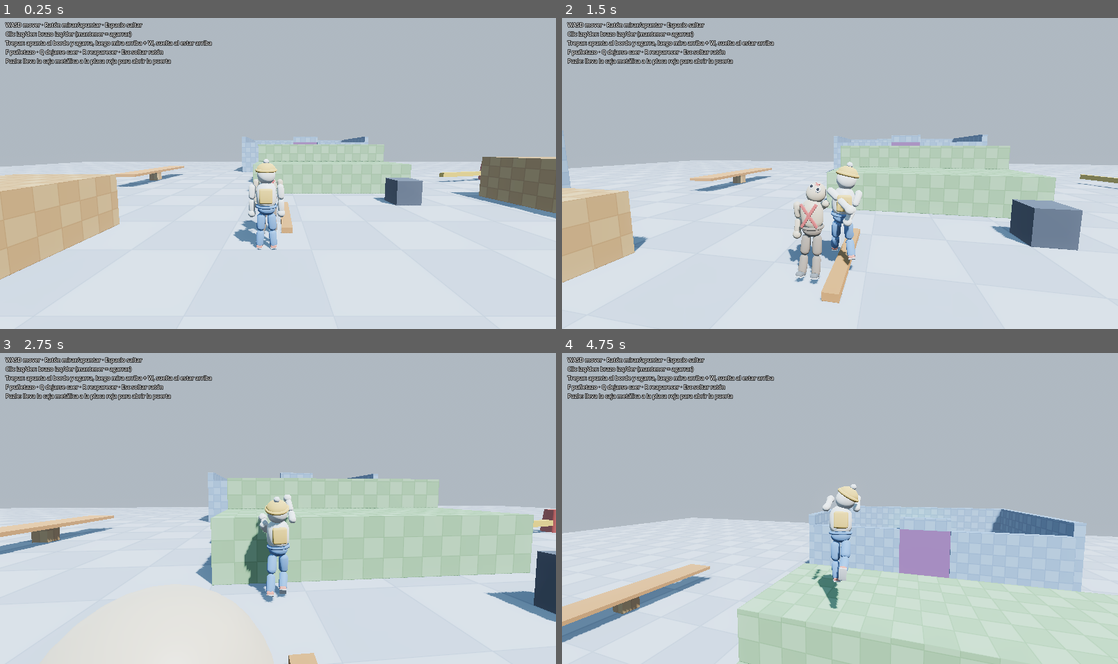
Above: before the commit, frames 1-4 (two rows, left to right).
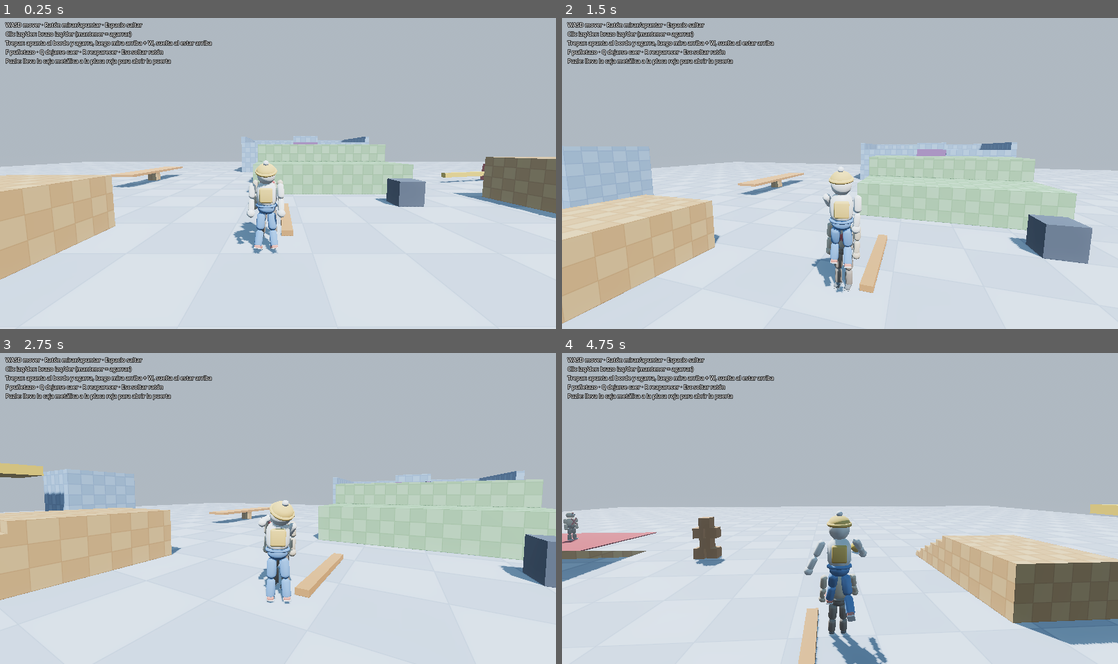
Above: after the commit, the same moments.

Repository: Tonny650/ragdoll-puzzle
Game: Godot game, scene res://tests/test_combat.tscn
The game is run twice, just before and just after one commit, with the same random seed, the same clock (stepped at 60 frames per second) and the same inputs. This scene is started directly instead of the project's main scene.
Inputs (mouse positions are in pixels of both pictures, inside the frame that each line leads up to):
- Up to frame 1 (0.25 s): no input
- Up to frame 2 (1.5 s): move the mouse to (867, 170) at 0.52 s; hold F (punch) 0.53-1.28 s; hold W (move_forward) from 0.53 s (still down); tap Space (jump) at 0.77 s; move the mouse to (812, 173) at 1.27 s; tap Q (go_limp) at 1.35 s
- Up to frame 3 (2.75 s): keep holding W (move_forward); tap Space (jump) at 1.52 s; tap F (punch) at 1.55, 2.3 s; move the mouse to (289, 502) at 2.02 s; press the mouse at (289, 502) at 2.03 s
- Up to frame 4 (4.75 s): keep holding W (move_forward); move the mouse to (834, 511) at 2.77 s; release the mouse at (834, 511) at 2.78 s; right-click (834, 511) at 2.85 s; tap Space (jump) at 3.02, 3.77, 4.52 s; tap F (punch) at 3.05, 4.35 s; move the mouse to (878, 511) at 3.52 s; hold F (punch) 3.53-4.28 s; move the mouse to (795, 505) at 4.27 s

The runs differ from the first frame. In frame 1, 1.3% of the frame differs, in the area x 0-100%, y 37-84%; in frame 2, 17%; in frame 3, 20%; in frame 4, 33%, in the area x 0-100%, y 42-100%.

Commit message:
feat: golpes con contundencia (retroceso, tambaleo, chispas, sonido)
Los puñetazos noqueaban pero se sentian flojos: la cabeza del rival se
movia 4-13 cm y el torso ni se inclinaba, y no habia ninguna respuesta.

- Knockout: cada golpe empuja cabeza y torso hacia atras (punch_knockback)
  y afloja los musculos 0,45 s (stagger) para que se tambalee. Daño fijo
  por golpe (punch_damage) que solo se cura tras 3 s sin encajar golpes
- HitFx: chispas, golpe seco sintetizado y sacudida de camara si participa
  el jugador. Sin hit stop: bajar time_scale desajusta la fisica del ragdoll
- Combat: punch_impulse 14 -> 18; IA algo mas rapida (0,4-0,9 s)
- test_combat: el jugador persigue al muñeco entre golpes (ahora le aleja)

Co-Authored-By: Claude Opus 5.5 <noreply@anthropic.com>

Diff:
--- a/scripts/camera/orbit_camera.gd
+++ b/scripts/camera/orbit_camera.gd
@@ -19,9 +19,11 @@
 @onready var _arm: SpringArm3D = $SpringArm3D
 @onready var _cam: Camera3D = $SpringArm3D/Camera3D
 var _target: RagdollCharacter
+var _shake := 0.0
 
 
 func _ready() -> void:
+	add_to_group(&"orbit_camera")
 	_target = get_node_or_null(target_path) as RagdollCharacter
 	_arm.spring_length = distance
 	_arm.collision_mask = 1  # solo el mundo, no props ni ragdolls
@@ -52,6 +54,15 @@
 		var goal := _target.get_center() + Vector3.UP * height_offset
 		global_position = global_position.lerp(goal, 1.0 - exp(-follow_speed * delta))
 	rotation = Vector3(pitch, yaw, 0.0)
+	# sacudida de golpe
+	_shake = maxf(0.0, _shake - delta * 0.6)
+	_cam.h_offset = randf_range(-1.0, 1.0) * _shake
+	_cam.v_offset = randf_range(-1.0, 1.0) * _shake
+
+
+## Sacudir la camara (metros de desplazamiento maximo; se va calmando sola).
+func add_shake(amount: float) -> void:
+	_shake = minf(_shake + amount, 0.3)
 
 
 func get_camera() -> Camera3D:
--- /dev/null
+++ b/scripts/fx/hit_fx.gd
@@ -0,0 +1,89 @@
+class_name HitFx
+extends RefCounted
+## Respuesta de un golpe: chispas, sonido seco y sacudida de camara (solo si el
+## jugador da o recibe el golpe). Sin "hit stop": bajar Engine.time_scale
+## acorta el paso de fisica y desajusta los limites de amortiguacion del ragdoll.
+
+static var _sound: AudioStreamWAV
+static var _rng := RandomNumberGenerator.new()  # propio: no altera el azar global (IA)
+
+
+## `power` 0..1 (golpe flojo .. golpe que noquea).
+static func punch(victim: RagdollCharacter, attacker: RagdollCharacter, pos: Vector3, dir: Vector3, power: float) -> void:
+	var world := victim.get_parent()
+	_spawn_sparks(world, pos, dir, power)
+	_play_sound(world, pos, power)
+	if victim.is_player() or (attacker != null and attacker.is_player()):
+		var cam := victim.get_tree().get_first_node_in_group(&"orbit_camera")
+		if cam and cam.has_method("add_shake"):
+			cam.add_shake(0.06 + 0.12 * power)
+
+
+static func _spawn_sparks(world: Node, pos: Vector3, dir: Vector3, power: float) -> void:
+	var p := CPUParticles3D.new()
+	p.one_shot = true
+	p.explosiveness = 1.0
+	p.amount = int(10 + 16 * power)
+	p.lifetime = 0.35
+	p.local_coords = false
+	var mesh := SphereMesh.new()
+	mesh.radius = 0.025
+	mesh.height = 0.05
+	var mat := StandardMaterial3D.new()
+	mat.shading_mode = BaseMaterial3D.SHADING_MODE_UNSHADED
+	mat.albedo_color = Color(1.0, 0.92, 0.6)
+	mat.vertex_color_use_as_albedo = true
+	mesh.material = mat
+	p.mesh = mesh
+	p.direction = dir if dir.length_squared() > 1e-4 else Vector3.UP
+	p.spread = 55.0
+	p.initial_velocity_min = 2.0 + 2.0 * power
+	p.initial_velocity_max = 4.0 + 4.0 * power
+	p.gravity = Vector3(0, -9.8, 0)
+	p.scale_amount_min = 0.6
+	p.scale_amount_max = 1.4 + power
+	var fade := Gradient.new()
+	fade.set_color(0, Color(1.0, 1.0, 0.85))
+	fade.set_color(1, Color(1.0, 0.45, 0.1, 0.0))
+	p.color_ramp = fade
+	world.add_child(p)
+	p.global_position = pos
+	p.emitting = true
+	p.finished.connect(p.queue_free)
+
+
+static func _play_sound(world: Node, pos: Vector3, power: float) -> void:
+	var a := AudioStreamPlayer3D.new()
+	a.stream = _get_sound()
+	a.pitch_scale = _rng.randf_range(0.85, 1.15) - 0.15 * power
+	a.volume_db = lerpf(-6.0, 3.0, power)
+	a.unit_size = 6.0
+	world.add_child(a)
+	a.global_position = pos
+	a.finished.connect(a.queue_free)
+	a.play()
+
+
+## Golpe seco sintetizado: chasquido de ruido + "bum" grave que cae de tono.
+static func _get_sound() -> AudioStreamWAV:
+	if _sound:
+		return _sound
+	var rate := 22050
+	var n := int(rate * 0.22)
+	var data := PackedByteArray()
+	data.resize(n * 2)
+	var rng := RandomNumberGenerator.new()
+	rng.seed = 7
+	var phase := 0.0
+	for i in n:
+		var t := float(i) / rate
+		phase += TAU * lerpf(150.0, 55.0, minf(t / 0.12, 1.0)) / rate
+		var thump := sin(phase) * exp(-t * 22.0)
+		var crack := rng.randf_range(-1.0, 1.0) * exp(-t * 90.0)
+		var s := clampf(thump * 0.9 + crack * 0.55, -1.0, 1.0)
+		data.encode_s16(i * 2, int(s * 32000.0))
+	_sound = AudioStreamWAV.new()
+	_sound.format = AudioStreamWAV.FORMAT_16_BITS
+	_sound.mix_rate = rate
+	_sound.data = data
+	return _sound
--- a/scripts/ragdoll/abilities/combat.gd
+++ b/scripts/ragdoll/abilities/combat.gd
@@ -8,7 +8,7 @@
 
 const ARM_PRIORITY := 30
 
-@export var punch_impulse := 14.0
+@export var punch_impulse := 18.0
 @export var punch_duration := 0.28
 @export var arm_frequency := 32.0         ## rigidez del brazo durante el golpe (rad/s)
 @export var aim_assist_range := 1.1       ## distancia maxima (m) a la cabeza del rival para apuntarle
--- a/scripts/ragdoll/abilities/knockout.gd
+++ b/scripts/ragdoll/abilities/knockout.gd
@@ -3,7 +3,7 @@
 ## Fuerza muscular y KO (Gang Beasts): un golpe fuerte en la cabeza deja el
 ## cuerpo flacido (`strength` = 0) y luego se recupera solo. Q = dejarse caer.
 ## Dos formas de caer KO:
-## - Puñetazos: cada golpe en la cabeza suma daño (segun su velocidad); al
+## - Puñetazos: cada golpe en la cabeza suma `punch_damage` (algo mas si es rapido); al
 ##   llegar a `knockout_damage` cae KO. El daño se va curando con el tiempo.
 ## - Impacto muy fuerte en la cabeza (`knockout_speed`): KO directo.
 ## Sin este nodo el personaje siempre tiene fuerza 1 y no se le puede noquear.
@@ -13,14 +13,20 @@
 @export var knockout_duration := 3.0
 @export var knockout_damage := 10.0       ## daño acumulado de puñetazos que noquea
 @export var punch_min_speed := 1.5        ## golpes mas lentos no hacen daño
-@export var damage_recovery := 1.0        ## daño que se cura por segundo
-@export var punch_knockback := 2.5        ## impulso que recibe la cabeza al encajar un puñetazo
+@export var punch_damage := 3.0           ## daño de un puñetazo normal (algo mas si es rapido)
+@export var damage_recovery := 1.5        ## daño que se cura por segundo...
+@export var damage_recovery_delay := 3.0  ## ...una vez pasados estos segundos sin encajar golpes
+@export var punch_knockback := 20.0        ## impulso a cabeza+torso al encajar un puñetazo (escala con la velocidad)
+@export var stagger_time := 0.45          ## segundos tambaleandose tras encajar un golpe
+@export_range(0.0, 1.0) var stagger_strength := 0.05  ## fuerza muscular mientras se tambalea
 @export var recover_grace := 2.0          ## tras levantarse, segundos sin poder ser noqueado otra vez
 
 signal hurt(damage: float, total: float)
 
 var damage := 0.0
 var _grace := 0.0
+var _stagger := 0.0
+var _since_hit := 0.0
 
 var _ko_timer := 0.0
 
@@ -34,7 +40,9 @@
 
 func physics_step(delta: float) -> void:
 	var c := character
-	damage = maxf(0.0, damage - damage_recovery * delta)
+	_since_hit += delta
+	if _since_hit > damage_recovery_delay:
+		damage = maxf(0.0, damage - damage_recovery * delta)
 	_grace = maxf(0.0, _grace - delta)
 	if _ko_timer > 0.0:
 		_ko_timer -= delta
@@ -42,6 +50,11 @@
 		if _ko_timer <= 0.0:
 			_grace = recover_grace
 			c.recovered.emit()
+		return
+	if _stagger > 0.0:
+		# acaba de encajar un golpe: musculos flojos un instante para que se tambalee
+		_stagger -= delta
+		c.strength = minf(c.strength, stagger_strength)
 		return
 	var target := 0.0 if c.want_limp else 1.0
 	c.strength = move_toward(c.strength, target, delta / maxf(recover_time, 0.01) if target > c.strength else delta * 8.0)
@@ -62,6 +75,7 @@
 
 func reset() -> void:
 	_ko_timer = 0.0
+	_stagger = 0.0
 	_grace = 0.0
 	damage = 0.0
 
@@ -82,13 +96,26 @@
 		return
 	if _ko_timer > 0.0 or rel < punch_min_speed or not _is_punch(other):
 		return
-	damage += rel
-	hurt.emit(rel, damage)
-	var push := other_vel
-	push.y = 0.0
-	if push.length_squared() > 1e-4:
-		character.get_head().apply_central_impulse(push.normalized() * punch_knockback)
-	if damage >= knockout_damage:
+	var dmg := punch_damage * clampf(rel / 4.0, 0.85, 1.4)
+	damage += dmg
+	_since_hit = 0.0
+	hurt.emit(dmg, damage)
+	var head := character.get_head()
+	var to_head := head.global_position - (other as Node3D).global_position
+	var push := Vector3(other_vel.x, 0.0, other_vel.z)
+	if push.length_squared() < 1e-4:
+		push = Vector3(to_head.x, 0.0, to_head.z)
+	push = push.normalized() + Vector3.UP * 0.15
+	var k := punch_knockback * clampf(rel / 4.0, 0.6, 1.6)
+	head.apply_central_impulse(push * k * 0.45)
+	# en la parte alta del torso: ademas de empujarlo, lo inclina hacia atras
+	character.get_torso().apply_impulse(push * k, Vector3.UP * 0.22)
+	_stagger = stagger_time
+	var finishing := damage >= knockout_damage
+	var power := 1.0 if finishing else clampf(damage / knockout_damage, 0.2, 0.8)
+	var attacker = other.get_meta("ragdoll_owner")
+	HitFx.punch(character, attacker as RagdollCharacter, head.global_position - to_head.normalized() * 0.12, push, power)
+	if finishing:
 		knock_out()
 
 
--- a/scripts/ragdoll/controllers/ai_brain.gd
+++ b/scripts/ragdoll/controllers/ai_brain.gd
@@ -6,7 +6,7 @@
 @export var target_path: NodePath          ## personaje al que perseguir y golpear
 @export var aggro_radius := 7.0
 @export var punch_distance := 0.7          ## se acerca hasta esta distancia y pega (alcance del brazo ~0,7 m)
-@export var punch_cooldown := Vector2(0.5, 1.1)   ## segundos entre golpes (min, max)
+@export var punch_cooldown := Vector2(0.4, 0.9)   ## segundos entre golpes (min, max)
 
 var target: RagdollCharacter
 var _punch_cooldown := 1.0
--- a/tests/test_combat.gd
+++ b/tests/test_combat.gd
@@ -8,7 +8,7 @@
 ##   4. El jugador se queda quieto junto a DummySparring: la IA le noquea, y al
 ##      levantarse tiene unos segundos de gracia sin volver a caer KO.
 
-const MAX_PUNCHES := 8
+const MAX_PUNCHES := 10
 
 var arena: Node
 var player: RagdollCharacter
@@ -19,6 +19,7 @@
 var phase := 0
 var phase_t := 0.0
 var punches := 0
+var _next_punch_t := 1.0
 var _ko_count := {}
 var _recovered_at := {}
 
@@ -53,18 +54,27 @@
 	t += delta
 	phase_t += delta
 	match phase:
-		0:  # 1. puñetazos hasta noquear a DummyIdle
+		0:  # 1. puñetazos hasta noquear a DummyIdle (persiguiendole: cada golpe le empuja)
+			var to := idle.get_head().global_position - player.get_head().global_position
+			to.y = 0.0
+			cam.yaw = atan2(-to.x, -to.z)
 			if idle.is_knocked_out():
+				Input.action_release("move_forward")
 				_assert("punches_knock_out", true, "%d golpes" % punches)
 				_next()
-			elif punches >= MAX_PUNCHES and phase_t > 1.0 + MAX_PUNCHES * 0.55 + 1.0:
-				_assert("punches_knock_out", false, "%d golpes sin KO, daño=%.2f" % [punches, _damage(idle)])
-				_finish()
-			elif phase_t > 1.0 + punches * 0.55 and punches < MAX_PUNCHES:
-				punches += 1
-				_press_punch()
-				var d := player.get_head().global_position.distance_to(idle.get_head().global_position)
-				print("METRIC t=%.2f golpe %d dist_cabezas=%.2f" % [t, punches, d])
+			elif punches >= MAX_PUNCHES:
+				if phase_t > _next_punch_t + 1.0:
+					_assert("punches_knock_out", false, "%d golpes sin KO, daño=%.2f" % [punches, _damage(idle)])
+					_finish()
+			elif to.length() > 0.85:
+				Input.action_press("move_forward")
+			else:
+				Input.action_release("move_forward")
+				if phase_t > _next_punch_t:
+					punches += 1
+					_next_punch_t = phase_t + 0.55
+					_press_punch()
+					print("METRIC t=%.2f golpe %d dist_cabezas=%.2f" % [t, punches, to.length()])
 		1:  # 2a. KO: sin fuerza y en el suelo
 			if phase_t > 1.5:
 				var c := idle.get_center()
@@ -99,8 +109,8 @@
 			if _ko_count[player] > 0:
 				_assert("ai_knocks_out_player", true, "a los %.1f s" % phase_t)
 				_next()
-			elif phase_t > 25.0:
-				_assert("ai_knocks_out_player", false, "sin KO en 25 s, daño=%.2f" % _damage(player))
+			elif phase_t > 40.0:
+				_assert("ai_knocks_out_player", false, "sin KO en 40 s, daño=%.2f" % _damage(player))
 				_finish()
 		5:  # 4b. tras levantarse, gracia: no vuelve a caer enseguida
 			if player in _recovered_at and t > _recovered_at[player] + 1.9:
Not shown, added: scripts/fx/hit_fx.gd.uid
